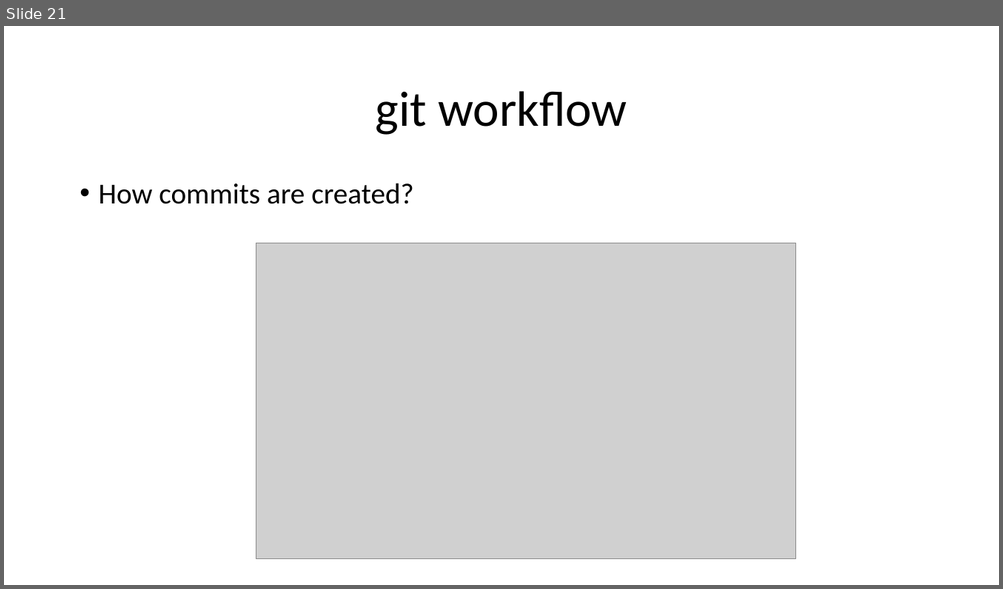
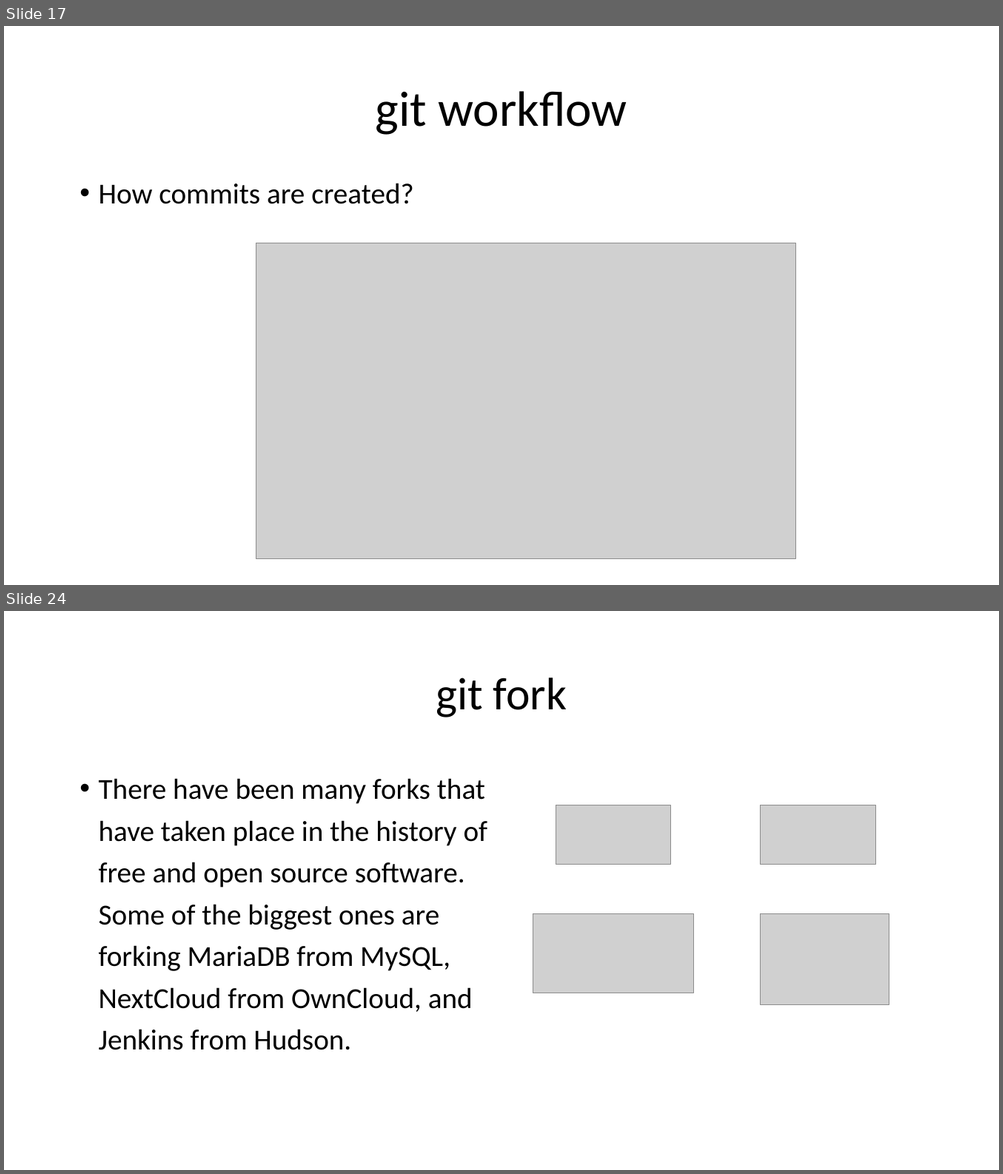
Before and after one commit to ronyelkahfi/github-presentation, a slide deck: introduce GIT.pptx. Shown one above the other, each under a label of ours: slide 21 before the commit, slides 17 and 24 after it; the slides between them are not shown. The pictures are 1003x589 and 1003x1174 pixels, drawn with LibreOffice and Linux fonts; fonts in the diff are those of the drawing; grey boxes stand for pictures. Boxes give left, top, right and bottom in pixels: in the first picture for what was removed or moved away, otherwise in the second. Text is boxed around its words. In the diff, an @@ line names an element or a change of style, - is before the commit and + after.

Commit message:
Menambahkan command, branch, dan fork

```diff
--- a/introduce GIT.pptx
+++ b/introduce GIT.pptx
@@ slide 24 added at (4,611,999,1170), background #FFFFFF @@
@@ title added at (435,678,566,718), 44 pt, text #000000 @@
+git fork
@@ text added at (99,778,488,1051), 28 pt, text #000000 @@
+• There have been many forks that have taken place in the history of free and open source software. Some of the biggest ones are forking MariaDB from MySQL, NextCloud from OwnCloud, and Jenkins from Hudson.
@@ picture added at (556,806,671,865) @@
@@ picture added at (760,806,876,866) @@
@@ picture added at (533,914,694,994) @@
@@ picture added at (760,914,890,1005) @@
@@ what was slide 21 is now slide 17 @@
```
Also in this commit, not shown: 13 slides changed, 9 other slides added, 4 slides removed.
